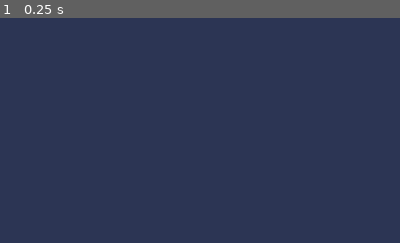
Above: before the commit, frame 1.
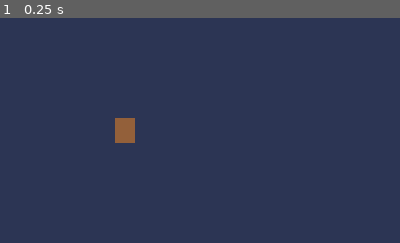
Above: after the commit, the same moment.

Repository: LetKainPlay/LastLight
Game: Godot game, scene res://scenes/main.tscn
Same seed, same stepped clock (60 frames per second), same inputs: the game is played once before the commit and once after it.
Inputs:
- Up to frame 1 (0.25 s): no input
The pictures show only the part of the screen within x 0-50%, y 3-53%; the shares and areas given below are measured in that part.

The runs differ from the first frame. In frame 1, 0.6% of the frame differs, in the area x 28-34%, y 44-56%.

Commit message:
M1-T11/T12: lantern scene, oil barrel, refill, wick trim, match relight
Co-Authored-By: Claude Sonnet 5.5 <noreply@anthropic.com>
Claude-Session: https://claude.ai/code/session_01Ehtwrq3Ai3VT9oAyBp9NAd

Diff:
--- a/scenes/lighthouse/flame_model.gd
+++ b/scenes/lighthouse/flame_model.gd
@@ -13,6 +13,8 @@
 var oil: float = 1.0
 ## 0.0..1.0
 var wick_wear: float = 0.0
+## False once the oil ran out. Adding oil does not relight; a match does.
+var lit: bool = true
 
 
 func brightness() -> float:
@@ -23,7 +25,7 @@
 
 func get_state() -> FlameState:
 	var b: float = brightness()
-	if b < OUT_BELOW:
+	if not lit or b < OUT_BELOW:
 		return FlameState.OUT
 	if b < EMBER_BELOW:
 		return FlameState.EMBER
@@ -40,9 +42,16 @@
 func burn(seconds: float, deep_night: bool = false) -> void:
 	var factor: float = tuning.deep_night_drain_factor if deep_night else 1.0
 	oil = clampf(oil - tuning.oil_drain_per_second * factor * seconds, 0.0, 1.0)
-	if oil > 0.0:
+	if oil <= 0.0:
+		lit = false
+	else:
 		wick_wear = clampf(wick_wear + seconds / tuning.wick_wear_seconds, 0.0, 1.0)
 
 
 func trim_wick() -> void:
 	wick_wear = 0.0
+
+
+## Strike a match. Only works with oil in the reservoir.
+func relight() -> void:
+	lit = oil > 0.0
--- /dev/null
+++ b/scenes/lighthouse/lantern.gd
@@ -0,0 +1,64 @@
+class_name Lantern
+extends Node2D
+## The lamp. Owns the FlameModel, burns oil while the night runs, and shows the flame.
+
+## Emitted when the flame changes state.
+signal flame_state_changed(state: FlameModel.FlameState)
+
+const DEEP_NIGHT_START: float = 1440.0
+const DEEP_NIGHT_END: float = 1680.0
+const FLAME_COLORS: Dictionary[FlameModel.FlameState, Color] = {
+	FlameModel.FlameState.OUT: Color(0.172549, 0.207843, 0.329412, 1),
+	FlameModel.FlameState.EMBER: Color(0.784314, 0.501961, 0.172549, 1),
+	FlameModel.FlameState.STEADY: Color(0.94902, 0.705882, 0.254902, 1),
+	FlameModel.FlameState.BRIGHT: Color(1, 0.901961, 0.603922, 1),
+}
+
+var model: FlameModel = FlameModel.new()
+
+var _state: FlameModel.FlameState = FlameModel.FlameState.BRIGHT
+
+@onready var _clock: Node = get_node("/root/Clock")
+@onready var _flame: Polygon2D = $Flame
+@onready var _reservoir: Interactable = $Reservoir
+@onready var _wick: Interactable = $Wick
+@onready var _match: Interactable = $Match
+
+
+func _ready() -> void:
+	_reservoir.interacted.connect(_on_reservoir_interacted)
+	_wick.interacted.connect(_on_wick_interacted)
+	_match.interacted.connect(_on_match_interacted)
+	_show_flame()
+
+
+func _process(delta: float) -> void:
+	if _clock.running:
+		var minutes: float = _clock.minutes
+		model.burn(delta, minutes >= DEEP_NIGHT_START and minutes < DEEP_NIGHT_END)
+	_show_flame()
+
+
+func _show_flame() -> void:
+	var state: FlameModel.FlameState = model.get_state()
+	_flame.visible = state != FlameModel.FlameState.OUT
+	_flame.color = FLAME_COLORS[state]
+	_flame.scale = Vector2.ONE * (0.4 + 0.6 * model.brightness())
+	if state != _state:
+		_state = state
+		flame_state_changed.emit(state)
+
+
+func _on_reservoir_interacted(who: Node2D) -> void:
+	var player: Player = who as Player
+	if player != null and player.has_oil_can:
+		player.has_oil_can = false
+		model.add_oil(1.0)
+
+
+func _on_wick_interacted(_who: Node2D) -> void:
+	model.trim_wick()
+
+
+func _on_match_interacted(_who: Node2D) -> void:
+	model.relight()
--- /dev/null
+++ b/scenes/lighthouse/lantern.tscn
@@ -0,0 +1,27 @@
+[gd_scene load_steps=3 format=3]
+
+[ext_resource type="Script" path="res://scenes/lighthouse/lantern.gd" id="1"]
+[ext_resource type="PackedScene" path="res://scenes/lighthouse/interactable.tscn" id="2"]
+
+[node name="Lantern" type="Node2D"]
+script = ExtResource("1")
+
+[node name="Lens" type="Polygon2D" parent="."]
+color = Color(0.580392, 0.815686, 0.815686, 1)
+polygon = PackedVector2Array(-16, -28, 16, -28, 28, -16, 28, 16, 16, 28, -16, 28, -28, 16, -28, -16)
+
+[node name="Flame" type="Polygon2D" parent="."]
+color = Color(0.94902, 0.705882, 0.254902, 1)
+polygon = PackedVector2Array(0, -18, 8, 6, 0, 12, -8, 6)
+
+[node name="Reservoir" parent="." instance=ExtResource("2")]
+position = Vector2(-70, 50)
+hold_time = 1.5
+
+[node name="Wick" parent="." instance=ExtResource("2")]
+position = Vector2(0, 50)
+hold_time = 1.2
+
+[node name="Match" parent="." instance=ExtResource("2")]
+position = Vector2(70, 50)
+hold_time = 1.0
--- a/scenes/player/player.gd
+++ b/scenes/player/player.gd
@@ -11,6 +11,8 @@
 const FOOTSTEP_DISTANCE: float = 14.0
 
 var facing: Facing = Facing.DOWN
+## Carrying a full oil can from the barrel.
+var has_oil_can: bool = false
 
 var _walked: float = 0.0
 var _nearby: Interactable = null
--- /dev/null
+++ b/scenes/rooms/keepers_quarters.gd
@@ -0,0 +1,19 @@
+extends Room
+## Keeper's quarters: the oil barrel hands out cans, four over the night.
+
+const STARTING_STOCK: int = 4
+
+var _stock: int = STARTING_STOCK
+
+@onready var _barrel: Interactable = $OilBarrel
+
+
+func _ready() -> void:
+	_barrel.interacted.connect(_on_oil_barrel_interacted)
+
+
+func _on_oil_barrel_interacted(who: Node2D) -> void:
+	var player: Player = who as Player
+	if player != null and not player.has_oil_can and _stock > 0:
+		_stock -= 1
+		player.has_oil_can = true
--- a/scenes/rooms/keepers_quarters.tscn
+++ b/scenes/rooms/keepers_quarters.tscn
@@ -1,7 +1,8 @@
 [gd_scene load_steps=8 format=3]
 
-[ext_resource type="Script" path="res://scenes/rooms/room.gd" id="1"]
+[ext_resource type="Script" path="res://scenes/rooms/keepers_quarters.gd" id="1"]
 [ext_resource type="Script" path="res://scenes/rooms/room_exit.gd" id="2"]
+[ext_resource type="PackedScene" path="res://scenes/lighthouse/interactable.tscn" id="3"]
 
 [sub_resource type="RectangleShape2D" id="w0"]
 size = Vector2(640, 16)
@@ -76,3 +77,11 @@
 
 [node name="CollisionShape2D" type="CollisionShape2D" parent="StairsUp"]
 shape = SubResource("exit")
+
+[node name="OilBarrel" parent="." instance=ExtResource("3")]
+position = Vector2(100, 100)
+hold_time = 2.0
+
+[node name="Body" type="Polygon2D" parent="OilBarrel"]
+color = Color(0.580392, 0.376471, 0.227451, 1)
+polygon = PackedVector2Array(-8, -10, 8, -10, 8, 10, -8, 10)
--- a/scenes/rooms/lantern_room.tscn
+++ b/scenes/rooms/lantern_room.tscn
@@ -2,6 +2,7 @@
 
 [ext_resource type="Script" path="res://scenes/rooms/room.gd" id="1"]
 [ext_resource type="Script" path="res://scenes/rooms/room_exit.gd" id="2"]
+[ext_resource type="PackedScene" path="res://scenes/lighthouse/lantern.tscn" id="3"]
 
 [sub_resource type="RectangleShape2D" id="w0"]
 size = Vector2(640, 16)
@@ -73,3 +74,6 @@
 
 [node name="CollisionShape2D" type="CollisionShape2D" parent="StairsDown"]
 shape = SubResource("exit")
+
+[node name="Lantern" parent="." instance=ExtResource("3")]
+position = Vector2(320, 180)
--- a/tests/test_flame_model.gd
+++ b/tests/test_flame_model.gd
@@ -11,6 +11,7 @@
 	_check_state(1.0, 0.0, FlameModel.FlameState.BRIGHT)
 	_check_state(1.0, 1.0, FlameModel.FlameState.STEADY)
 	_check_clamped()
+	_check_relight()
 	quit(1 if _failed else 0)
 
 
@@ -40,3 +41,19 @@
 	if model.wick_wear != 0.0:
 		_failed = true
 		printerr("FAIL trim did not reset wear")
+
+
+func _check_relight() -> void:
+	var model: FlameModel = FlameModel.new()
+	model.burn(9999.0)
+	if model.get_state() != FlameModel.FlameState.OUT:
+		_failed = true
+		printerr("FAIL burnt-out flame is not OUT")
+	model.add_oil(1.0)
+	if model.get_state() != FlameModel.FlameState.OUT:
+		_failed = true
+		printerr("FAIL adding oil relit the flame")
+	model.relight()
+	if model.get_state() != FlameModel.FlameState.BRIGHT:
+		_failed = true
+		printerr("FAIL match did not relight")
Not shown, changed: docs/DECISIONS.md
